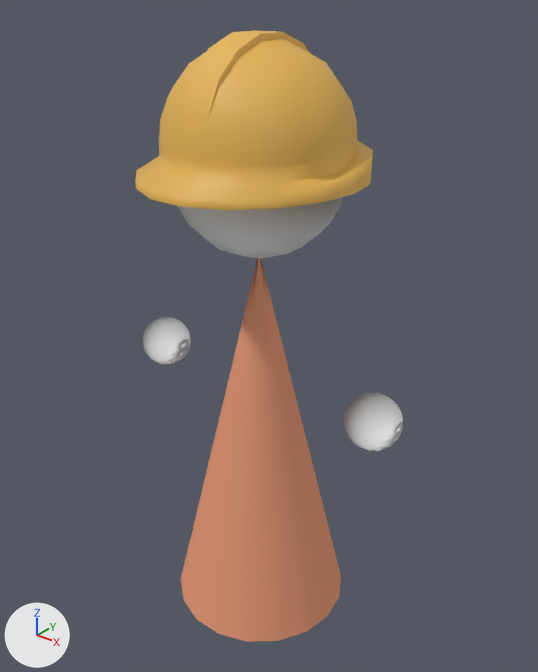
The Blender file Assets/Team24/Models/Character/Character.blend, before and after one commit.
Camera for both pictures: a camera (50 mm lens) standing at (1.259, -1.529, 1.897) and looking at (0.018, 0.022, 0.935). Lighting does not change. The marker at lower left points along +X, +Y and +Z.

The scene before the commit, as lines of its bpy script (objects in view):
```python
me_cone001 = bpy.data.meshes.new('Cone001')
me_cone001.from_pydata(...)  # 92 vertices, 91 faces; spans x -0.28..0.28, y -0.276..0.276, z 0.0..1.2
me_cone001.materials.append(mat_body)  # beige #e79c7b
me_helmet = bpy.data.meshes.new('Helmet')
me_helmet.from_pydata(...)  # 248 vertices, 248 faces; spans x -0.302..0.302, y -0.344..0.297, z -0.233..0.335
# faces by material slot: [167, 81]
me_helmet.materials.append(mat_hard_hat)  # orange #e7b654
me_helmet.materials.append(mat_head)  # white #e7e7e7
me_left_hand = bpy.data.meshes.new('Left_Hand')
me_left_hand.from_pydata(...)  # a UV sphere (18 segments, 9 rings, poles along x) spanning x -0.08..0.08, y -0.079..0.079, z -0.078..0.078
me_left_hand.materials.append(mat_gloves)  # white #e7e7e7
ob_body = bpy.data.objects.new('Body', me_cone001)
ob_body.location = (0.0, 0.0, 0.0)
_m = ob_body.modifiers.new('EdgeSplit', 'EDGE_SPLIT')
_m.use_edge_angle = False
ob_head = bpy.data.objects.new('Head', me_helmet)
ob_head.location = (0.0, 0.0, 1.433)
_m = ob_head.modifiers.new('EdgeSplit', 'EDGE_SPLIT')
_m.use_edge_angle = False
ob_left_hand = bpy.data.objects.new('Left_Hand', me_left_hand)
ob_left_hand.location = (0.4, 0.0, 0.8)
# also in view: 'Right_Hand' at (-0.4, 0.0, 0.8)
```
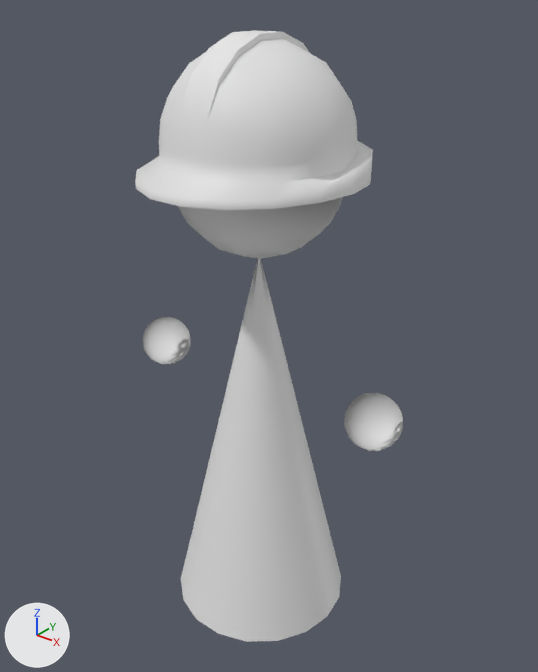
What differs and where, as boxes (x1, y1, x2, y2) in the pictures (538 x 672 px):
'Body', recoloured (orange to white): (181, 258, 341, 642) in both
part 1 of me_helmet, recoloured (orange to white): (135, 30, 373, 210) in both

What changed in the scene script:
```text
Change me_cone001:
    where me_cone001.from_pydata(...)  # 92 vertices, 91 faces; spans x -0.28..0.28, y -0.276..0.276, z 0.0..1.2
    remove me_cone001.materials.append(mat_body)  # beige #e79c7b
    add me_cone001.materials.append(mat_head)  # white #e7e7e7
Change me_helmet:
    where me_helmet.from_pydata(...)  # 248 vertices, 248 faces; spans x -0.302..0.302, y -0.344..0.297, z -0.233..0.335
    used by ob_head; location = (0.0, 0.0, 1.433)
    me_helmet part 1: all 167 faces that had it switch from mat_hard_hat (orange #e7b654) to mat_head (white #e7e7e7)
```
